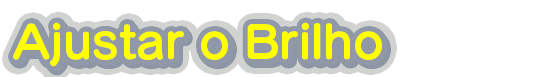
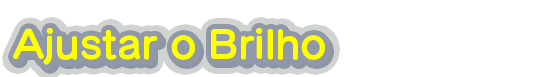
Comparing the layer stacks of the two 547px x 77px images. Changes:
painted on "Ajustar o Brilho" (1st of 10) over 13, 22, 382, 67
painted on "Ajustar o Brilho" (2nd of 10) over 14, 22, 383, 67
painted on "Ajustar o Brilho" (3rd of 10) over 14, 23, 383, 68
painted on "Ajustar o Brilho" (4th of 10) over 14, 24, 383, 69
painted on "Ajustar o Brilho" (5th of 10) over 15, 24, 384, 69
painted on "Ajustar o Brilho" (6th of 10) over 15, 25, 384, 70
painted on "Ajustar o Brilho" (7th of 10) over 16, 25, 385, 70
painted on "Ajustar o Brilho" (8th of 10) over 16, 26, 385, 71
painted on "Ajustar o Brilho" (9th of 10) over 17, 26, 386, 71
painted on "Ajustar o Brilho" (10th of 10) over 15, 24, 384, 69
